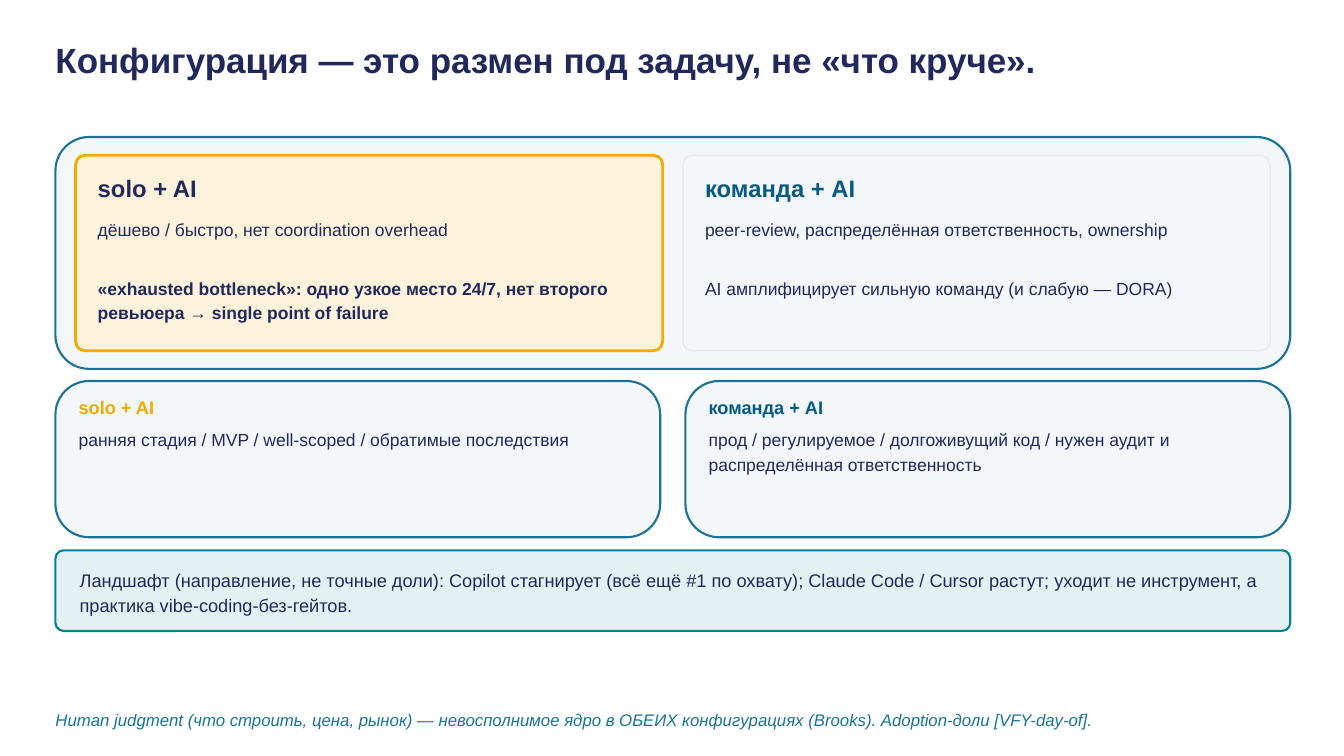
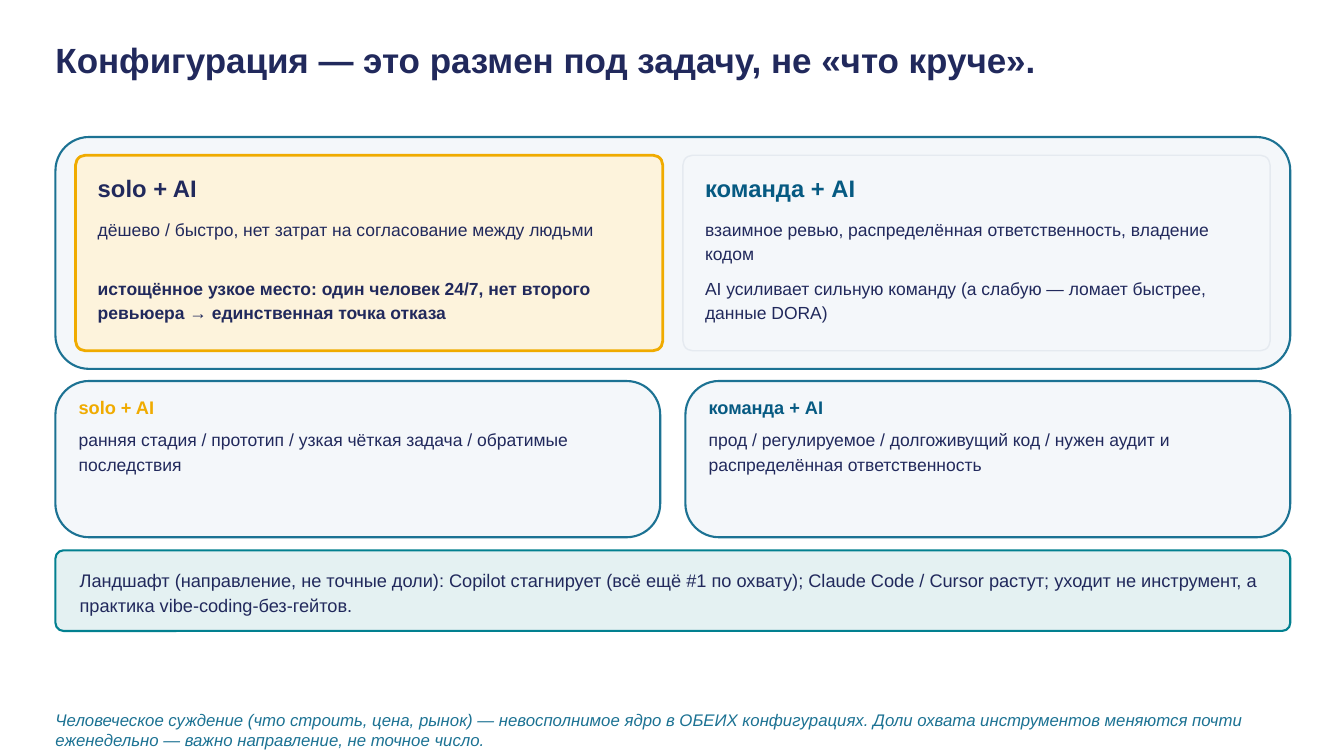
Before and after one commit to tellina-study/AI-usage-lessons, a slide deck: slide 27 of library/lectures/lec-04/rendered/lec-04.pptx. Drawn at 1344x756 pixels with LibreOffice and Linux fonts; fonts in the diff are those of the drawing. Boxes give left, top, right and bottom in pixels: in the first picture for what was removed or moved away, otherwise in the second. Text is boxed around its words. In the diff, an @@ line names an element or a change of style, - is before the commit and + after.

```diff
--- a/library/lectures/lec-04/rendered/lec-04.pptx
+++ b/library/lectures/lec-04/rendered/lec-04.pptx
@@ text at [98,223,593,240]: text changed @@
-дёшево / быстро, нет coordination overhead
+дёшево / быстро, нет затрат на согласование между людьми
@@ text at [705,224,1209,264]: text changed @@
-peer-review, распределённая ответственность, ownership
+взаимное ревью, распределённая ответственность, владение кодом
@@ text at [98,282,591,323]: text changed @@
-«exhausted bottleneck»: одно узкое место 24/7, нет второго ревьюера → single point of failure
+истощённое узкое место: один человек 24/7, нет второго ревьюера → единственная точка отказа
@@ text at [705,282,1206,323]: text changed @@
-AI амплифицирует сильную команду (и слабую — DORA)
+AI усиливает сильную команду (а слабую — ломает быстрее, данные DORA)
@@ text at [79,433,568,475]: text changed @@
-ранняя стадия / MVP / well-scoped / обратимые последствия
+ранняя стадия / прототип / узкая чёткая задача / обратимые последствия
@@ text at [55,714,1242,750]: text changed @@
-Human judgment (что строить, цена, рынок) — невосполнимое ядро в ОБЕИХ конфигурациях (Brooks). Adoption-доли [VFY-day-of].
+Человеческое суждение (что строить, цена, рынок) — невосполнимое ядро в ОБЕИХ конфигурациях. Доли охвата инструментов меняются почти еженедельно — важно направление, не точное число.
```
Also in this commit, not shown: 23 other slides changed, 2 slides added, 2 slides removed, 9 other files.
